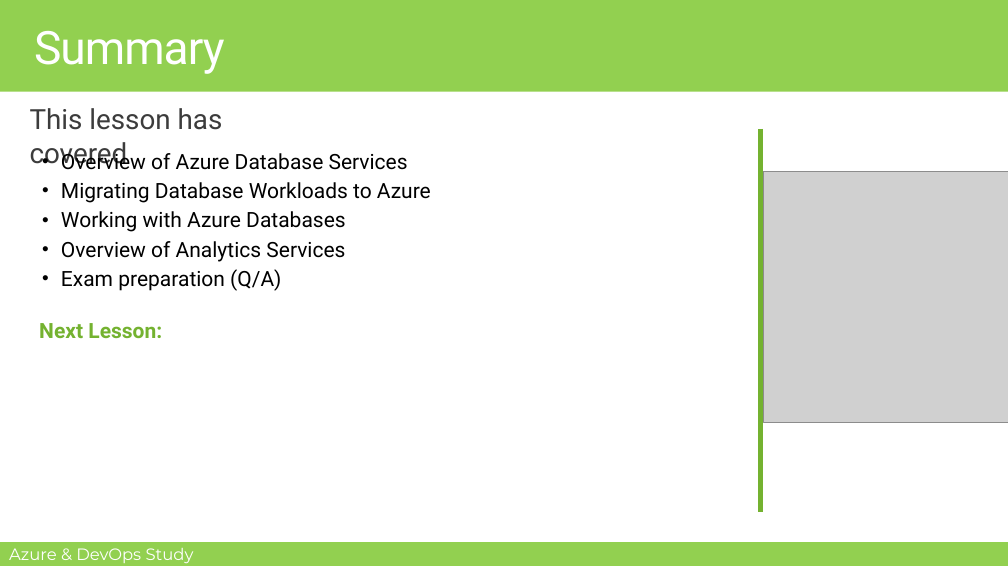
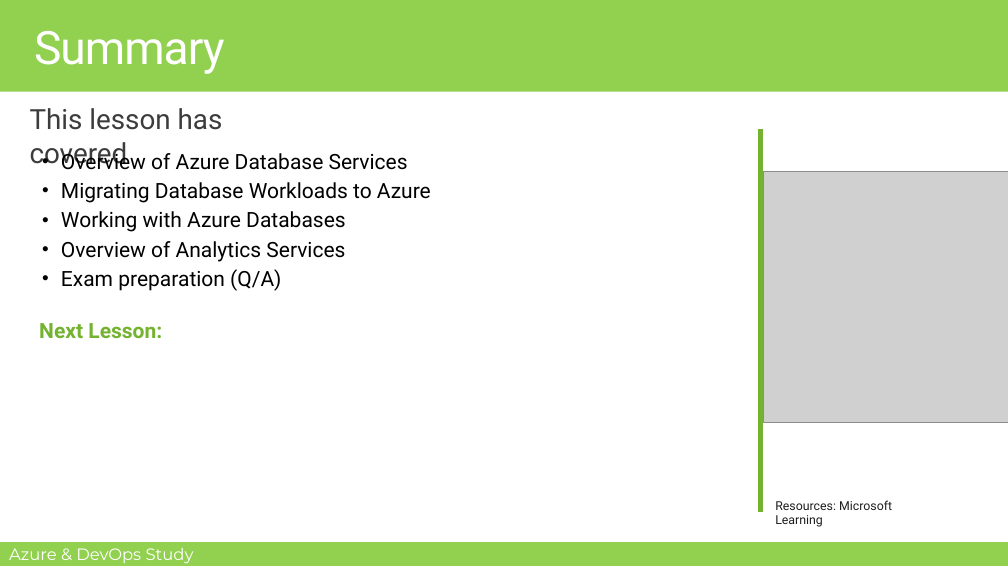
Before and after one commit to MohamedRadwan-DevOps/Azure-DevOps-Study-Group, a slide deck: slide 18 of AZ-900/Module-1/M1-L8-Overview of Azure Database and Analytics Services.pptx. Drawn at 1008x566 pixels with LibreOffice and Linux fonts; fonts in the diff are those of the drawing; grey boxes stand for pictures; background and template pictures are left out. Boxes give left, top, right and bottom in pixels: in the first picture for what was removed or moved away, otherwise in the second. Text is boxed around its words. In the diff, an @@ line names an element or a change of style, - is before the commit and + after.

Commit message:
Added resources Microsoft Learning

```diff
--- a/AZ-900/Module-1/M1-L8-Overview of Azure Database and Analytics Services.pptx
+++ b/AZ-900/Module-1/M1-L8-Overview of Azure Database and Analytics Services.pptx
@@ text added at [775, 500, 892, 527], 12 pt, text #1E1E1E @@
+Resources: Microsoft Learning
```
